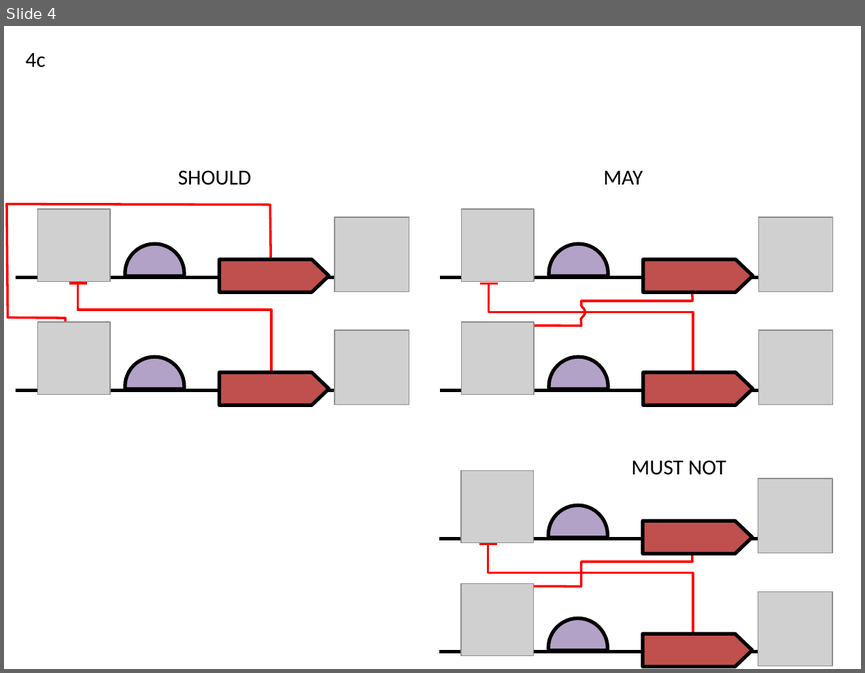
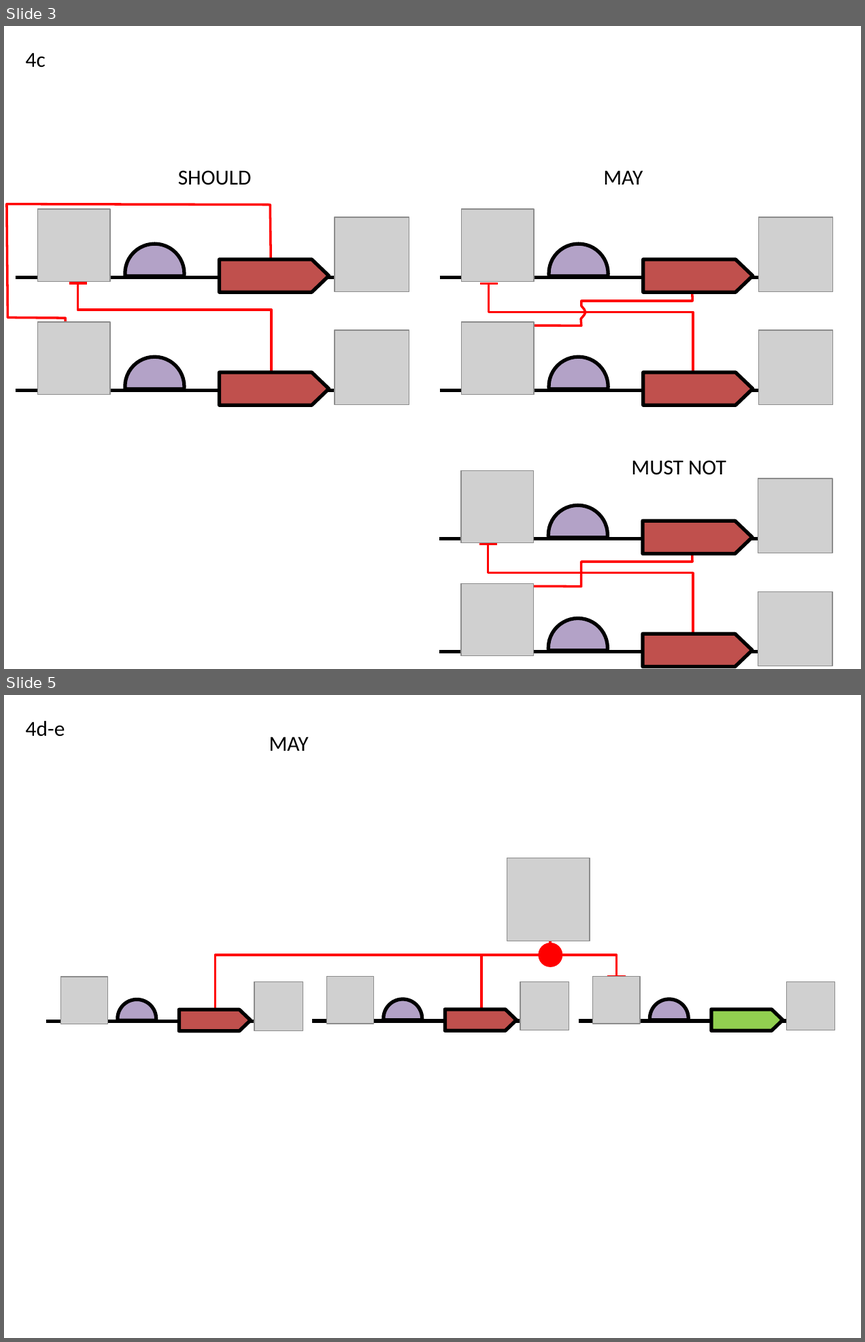
Before and after one commit to SynBioDex/SBOL-visual, a slide deck: specification/imgsrc/4.pptx. Shown one above the other, each under a label of ours: slide 4 before the commit, slides 3 and 5 after it; the slides between them are not shown. The pictures are 865x673 and 865x1342 pixels, drawn with LibreOffice and Linux fonts; fonts in the diff are those of the drawing; grey boxes stand for pictures. Boxes give left, top, right and bottom in pixels: in the first picture for what was removed or moved away, otherwise in the second. Text is boxed around its words. In the diff, an @@ line names an element or a change of style, - is before the commit and + after.

```diff
--- a/specification/imgsrc/4.pptx
+++ b/specification/imgsrc/4.pptx
@@ slide 5 added at box(4, 695, 861, 1338), background #FFFFFF @@
@@ text added at box(26, 721, 65, 736), 18 pt, text #000000 @@
+4d-e
@@ text added at box(269, 736, 309, 751), 18 pt, text #000000 @@
+MAY
@@ picture added at box(507, 858, 589, 940) @@
@@ line added from (551, 910) to (551, 943), #FF0000 2.25 pt @@
@@ elbow line added from (215, 1008) to (481, 955), #FF0000 2 pt @@
@@ elbow line added from (481, 1008) to (617, 976), #FF0000 2 pt @@
@@ ellipse added at box(540, 943, 562, 966), fill #FF0000, outline #FF0000 2 pt @@
@@ line added from (607, 976) to (626, 976), #FF0000 2 pt @@
@@ group added at box(46, 976, 835, 1038): 6 pictures, 3 lines, 3 right arrows, 3 chord (boxed as its full ellipse)s @@
@@ what was slide 4 is now slide 3 @@
```
Also in this commit, not shown: 1 slide changed, 1 other slide added, 22 other files.
